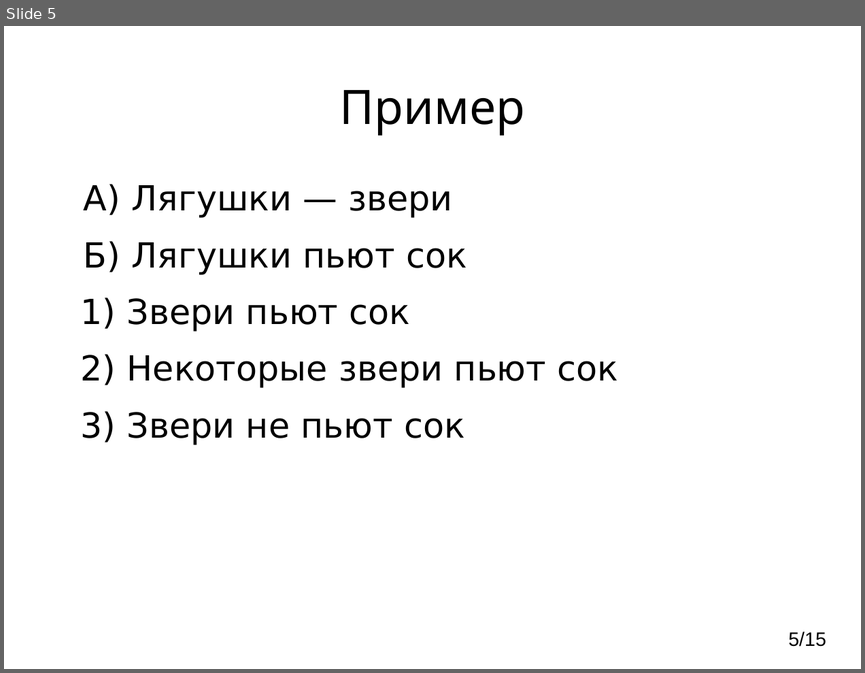
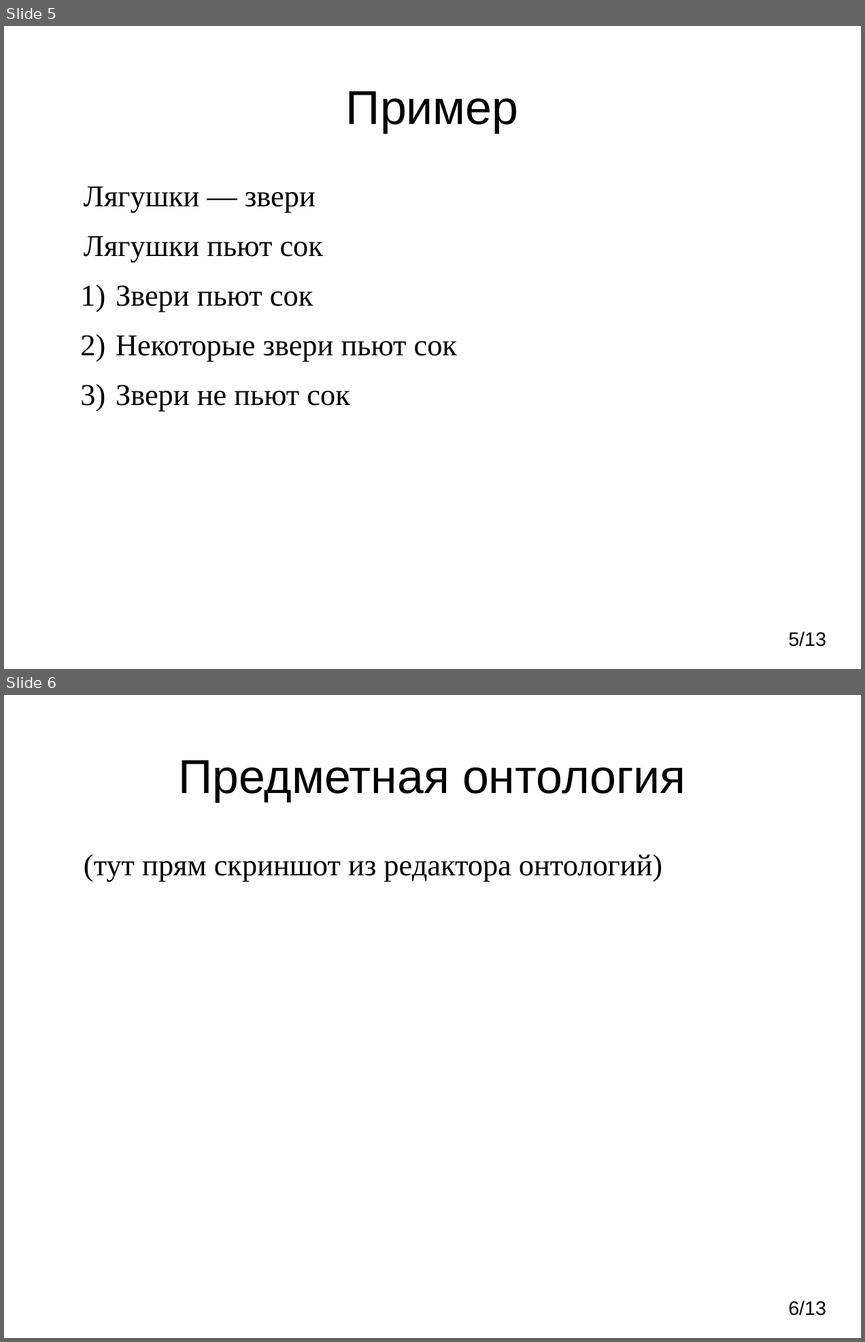
Before and after one commit to vinni-au/l-gen, a slide deck: Презентация.odp. Shown one above the other, each under a label of ours: slide 5 before the commit, slides 5 and 6 after it. The pictures are 865x673 and 865x1342 pixels, drawn with LibreOffice and Linux fonts; fonts in the diff are those of the drawing. Boxes give left, top, right and bottom in pixels: in the first picture for what was removed or moved away, otherwise in the second. Text is boxed around its words. In the diff, an @@ line names an element or a change of style, - is before the commit and + after.

```diff
--- a/Презентация.odp
+++ b/Презентация.odp
@@ slide 6 added at box(4, 695, 861, 1338), background #FFFFFF @@
@@ title added at box(178, 760, 685, 802), 44 pt, text #000000 @@
+Предметная онтология
@@ text added at box(84, 854, 662, 881), 28 pt, text #000000 @@
+(тут прям скриншот из редактора онтологий)
@@ page number added at box(788, 1300, 826, 1315), 18 pt, text #000000 @@
+6/13
@@ slide 5 changed as well @@
@@ title "Пример" at box(346, 91, 519, 133): font Comic Neue to Arial @@
@@ text at box(84, 186, 323, 262): text changed; size 32 to 28 pt; font DejaVu Sans to Times New Roman @@
-А) Лягушки — звери
-Б) Лягушки пьют сок
+Лягушки — звери
+Лягушки пьют сок
@@ text at box(116, 285, 457, 411): size 32 to 28 pt, font DejaVu Sans to Times New Roman in "Звери пьют сок", "Некоторые звери пьют сок", "Звери не пьют сок"; less space between paragraphs @@
@@ page number at box(788, 631, 826, 646): text changed @@
-5/15
+5/13
```
Also in this commit, not shown: 11 other slides changed, 3 slides removed.
